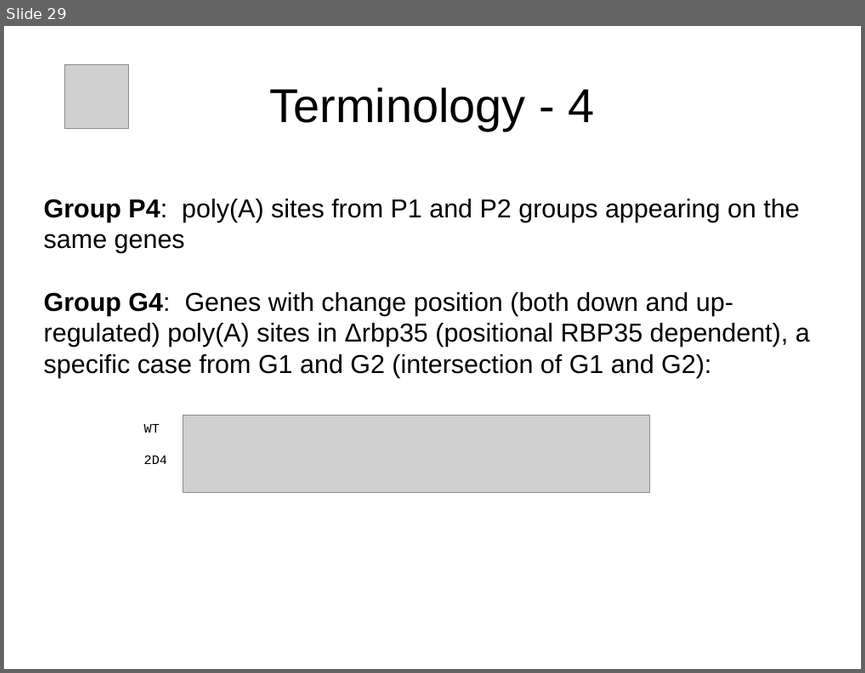
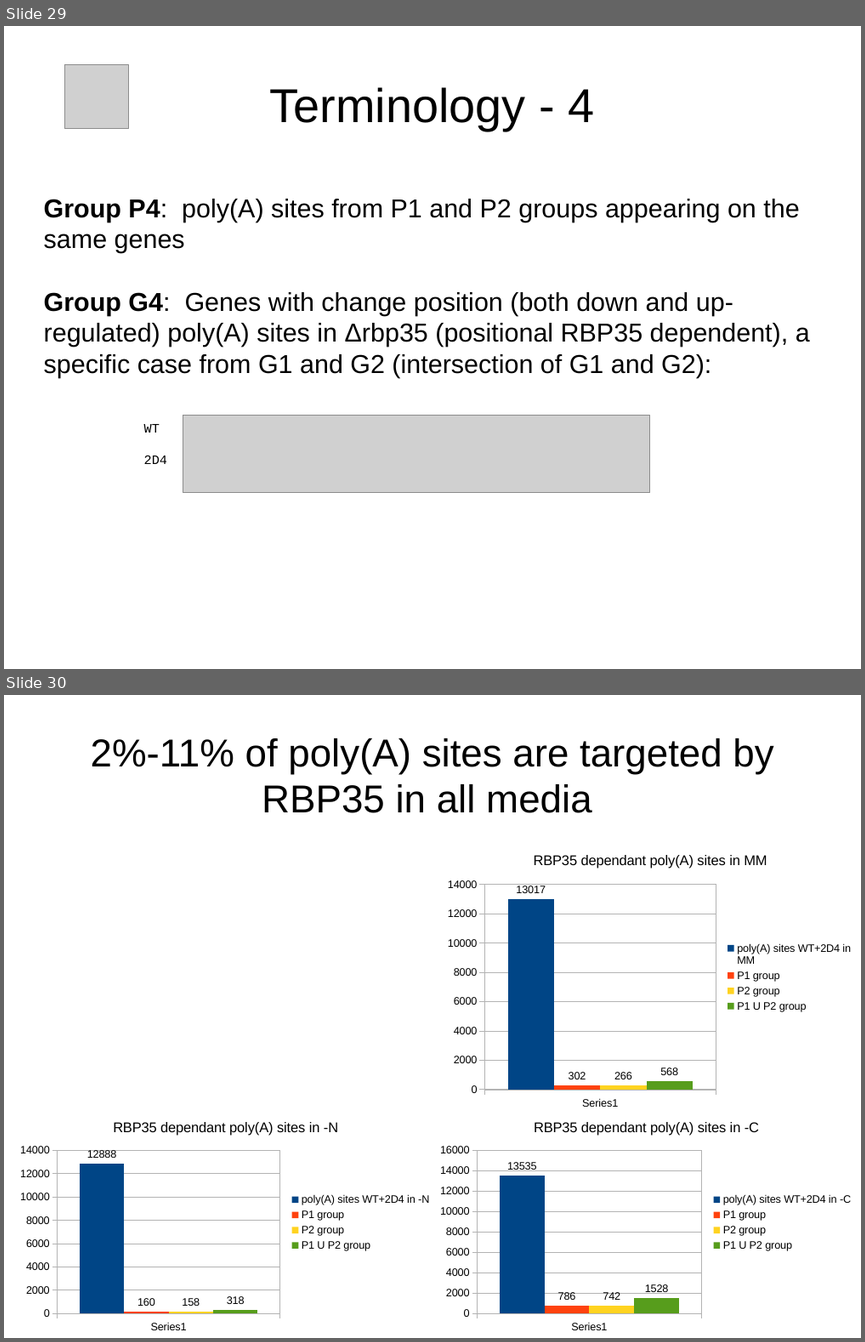
Before and after one commit to wilkinsonlab/m-oryzae-polya, a slide deck: doc/oryzae_presentation.odp. Shown one above the other, each under a label of ours: slide 29 before the commit, slides 29 and 30 after it. The pictures are 865x673 and 865x1342 pixels, drawn with LibreOffice and Linux fonts; fonts in the diff are those of the drawing; grey boxes stand for pictures. Boxes give left, top, right and bottom in pixels: in the first picture for what was removed or moved away, otherwise in the second. Text is boxed around its words. In the diff, an @@ line names an element or a change of style, - is before the commit and + after.

```diff
--- a/doc/oryzae_presentation.odp
+++ b/doc/oryzae_presentation.odp
@@ slide 30 added at bbox=[4, 695, 861, 1338], background #FFFFFF @@
@@ title added at bbox=[91, 738, 773, 813], 36 pt, text #000000 @@
+2%-11% of poly(A) sites are targeted by RBP35 in all media
@@ column chart added at bbox=[439, 839, 861, 1115] @@
+title "RBP35 dependant poly(A) sites in MM"
+categories: 
+poly(A) sites WT+2D4 in MM: 13017
+P1 group: 302
+P2 group: 266
+P1 U P2 group: 568
@@ column chart added at bbox=[12, 1107, 439, 1338] @@
+title "RBP35 dependant poly(A) sites in -N"
+categories: 
+poly(A) sites WT+2D4 in -N: 12888
+P1 group: 160
+P2 group: 158
+P1 U P2 group: 318
@@ column chart added at bbox=[432, 1107, 861, 1338] @@
+title "RBP35 dependant poly(A) sites in -C"
+categories: 
+poly(A) sites WT+2D4 in -C: 13535
+P1 group: 786
+P2 group: 742
+P1 U P2 group: 1528
```
Also in this commit, not shown: 12 slides changed, 3 other files.
